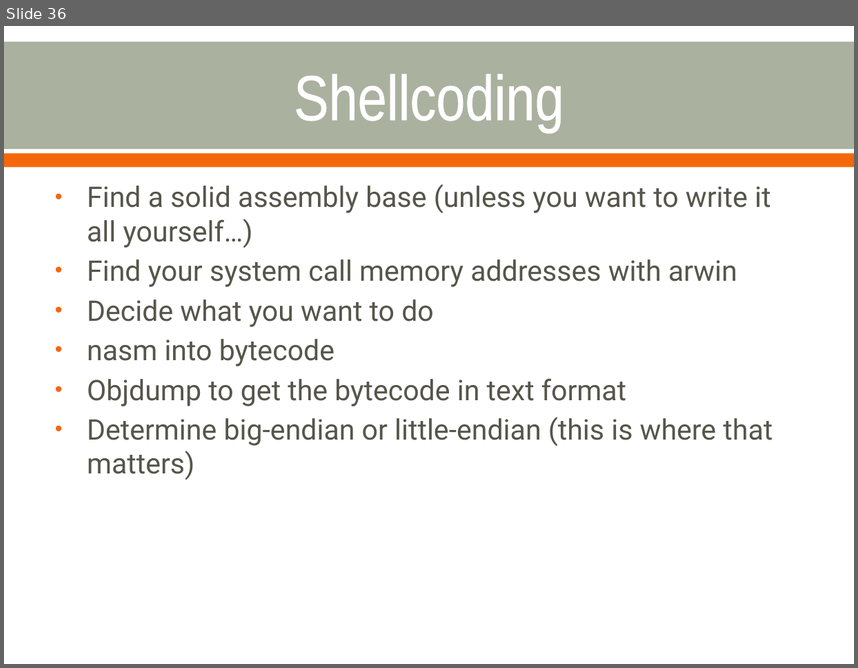
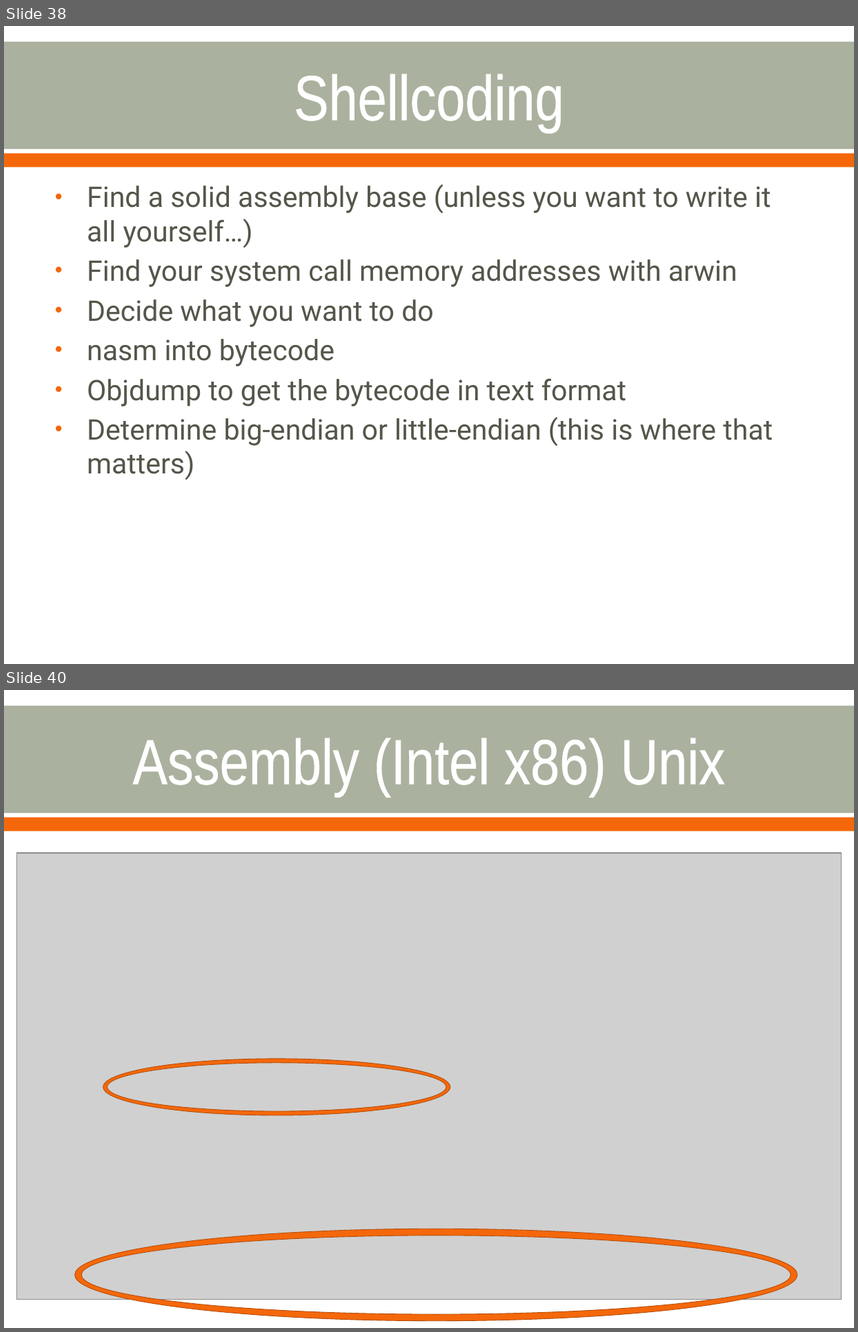
Before and after one commit to cornwe19/cse825, a slide deck: Buffer Overflow Attacks.pptx. Shown one above the other, each under a label of ours: slide 36 before the commit, slides 38 and 40 after it; the slides between them are not shown. The pictures are 858x668 and 858x1332 pixels, drawn with LibreOffice and Linux fonts; fonts in the diff are those of the drawing; grey boxes stand for pictures. Boxes give left, top, right and bottom in pixels: in the first picture for what was removed or moved away, otherwise in the second. Text is boxed around its words. In the diff, an @@ line names an element or a change of style, - is before the commit and + after.

```diff
--- a/Buffer Overflow Attacks.pptx
+++ b/Buffer Overflow Attacks.pptx
@@ slide 40 added at (4, 690, 854, 1328), background #FFFFFF; not listed: 2 template elements that a slide beside it also shows @@
@@ title added at (132, 738, 725, 796), 54 pt, text #FFFFFF @@
+Assembly (Intel x86) Unix
@@ picture added at (16, 854, 842, 1299) @@
@@ donut added at (103, 1058, 450, 1115), fill #F4680B, outline #B54D08 0.5 pt @@
@@ donut added at (74, 1228, 797, 1320), fill #F4680B, outline #B54D08 0.5 pt @@
@@ what was slide 36 is now slide 38 @@
```
Also in this commit, not shown: 2 slides changed, 2 other slides added.
